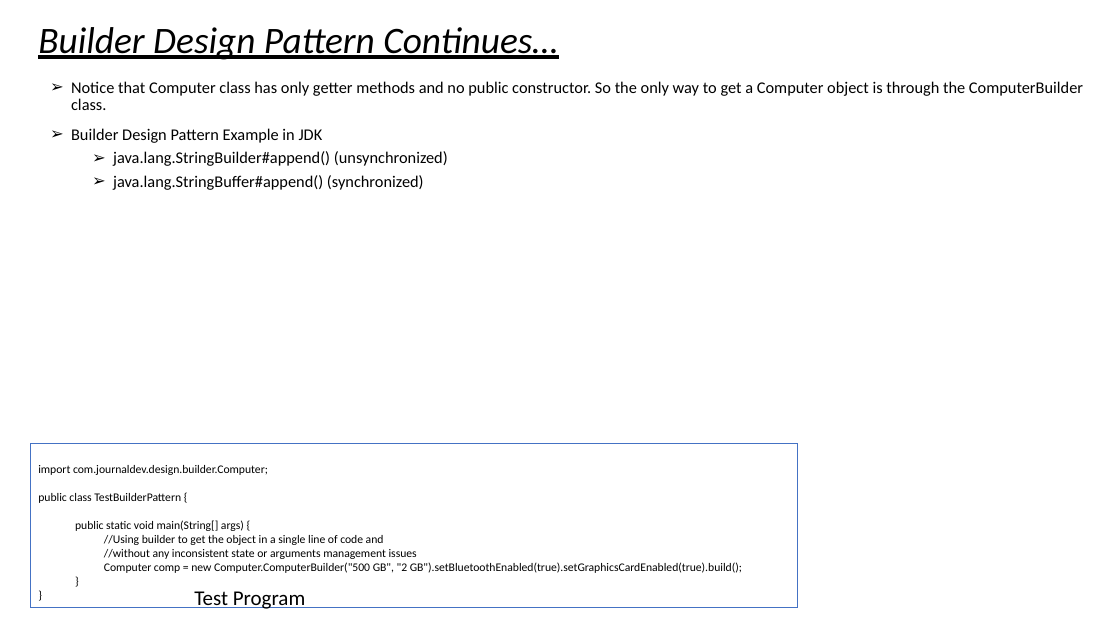
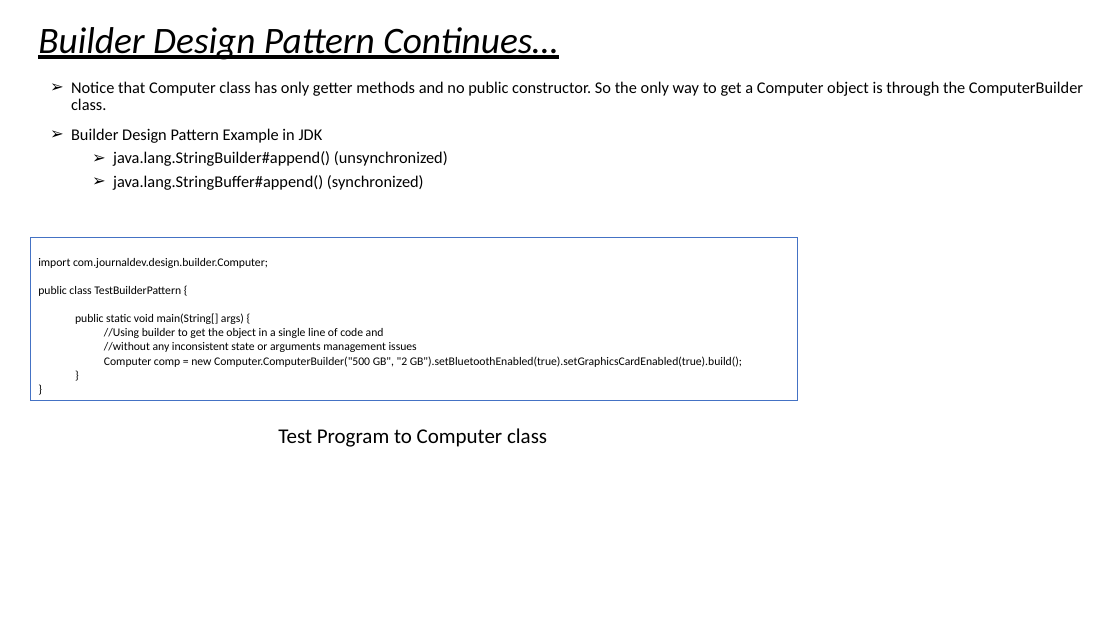
Before and after one commit to prak5192/Learning2019, a slide deck: slide 5 of JavaDesignPattern/Notes/CreationalDesignPattern.pptx. Drawn at 1120x630 pixels with LibreOffice and Linux fonts; fonts in the diff are those of the drawing. Boxes give left, top, right and bottom in pixels: in the first picture for what was removed or moved away, otherwise in the second. Text is boxed around its words. In the diff, an @@ line names an element or a change of style, - is before the commit and + after.

Commit message:
Design pattern interview question

```diff
--- a/JavaDesignPattern/Notes/CreationalDesignPattern.pptx
+++ b/JavaDesignPattern/Notes/CreationalDesignPattern.pptx
@@ rectangle "import com.journaldev.design.builder.Computer;": place and size @@
-rectangle "import com.journaldev.design.builder.Computer;" at (30, 444, 798, 607)
+rectangle "import com.journaldev.design.builder.Computer;" at (30, 237, 798, 401)
@@ text at (278, 428, 547, 447): text changed @@
-Test Program
+Test Program to Computer class
```
Also in this commit, not shown: 2 other slides changed, 1 other file.
